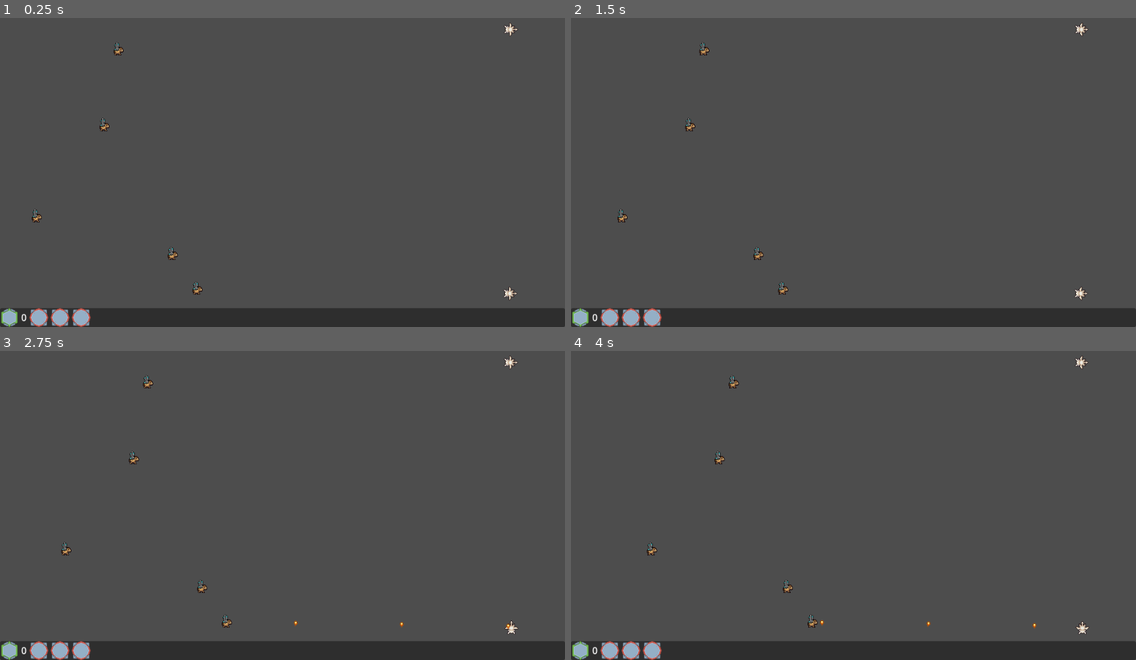
Above: before the commit, frames 1-4 (two rows, left to right).
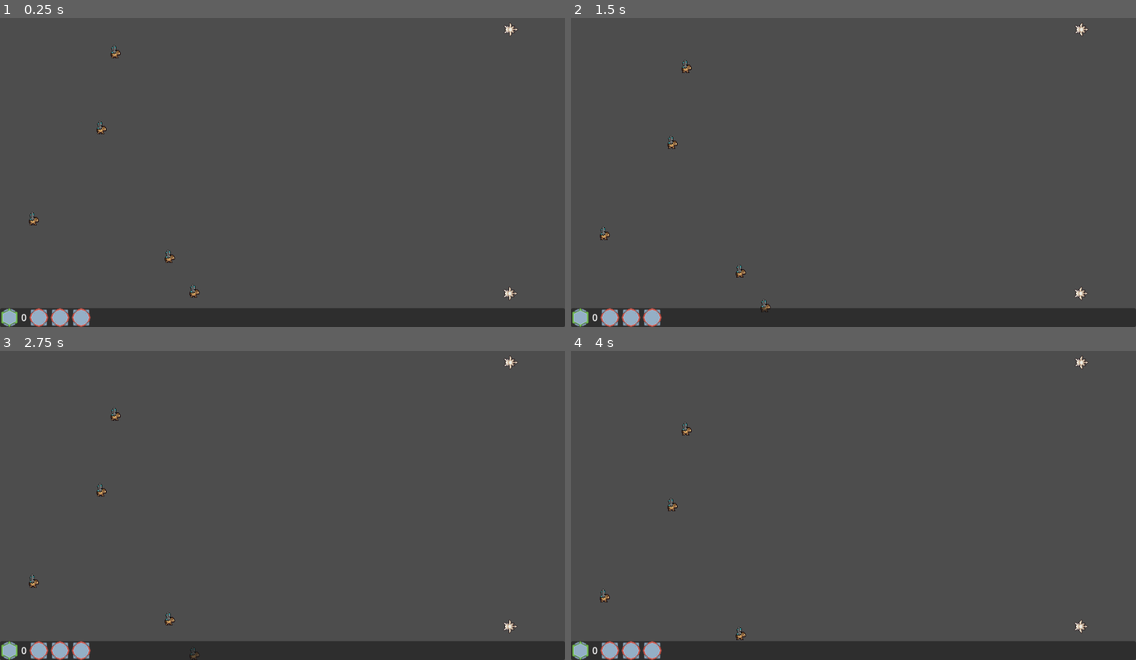
Above: after the commit, the same moments.

Repository: 00Her0/risen
Game: Godot game, scene res://main.tscn
The game is run twice, just before and just after one commit, with the same random seed, the same clock (stepped at 60 frames per second) and the same inputs.
Inputs (mouse positions are in pixels of both pictures, inside the frame that each line leads up to):
- Up to frame 1 (0.25 s): no input
- Up to frame 2 (1.5 s): click (582, 317) at 0.5 s; click (610, 317) at 1.25 s
- Up to frame 3 (2.75 s): click (62, 650) at 2 s
- Up to frame 4 (4 s): click (650, 650) at 2.75 s; click (582, 650) at 3.5 s

The runs differ from the first frame. In frame 1, 0.3% of the frame differs, in the area x 5-36%, y 7-91%; in frame 2, 0.4%; in frame 3, 0.5%, in the area x 5-92%, y 7-100%; in frame 4, 0.5%.

Commit message:
remove debug code

Diff:
--- a/Enemy.gd
+++ b/Enemy.gd
@@ -10,15 +10,15 @@
 @onready var attack_delay = $hit_cooldown
 @onready var undead_targetting = $"Undead_targeting system"
 var state
-signal i_died(Node2D)
+signal i_died
 func _ready():
 	state = "attack"
 
 
 
 func _process(delta):
-	if position.x < 960:
-		position.x += speed * delta
+	if position.y < 768:
+		position.y += speed * delta
 	if Input.is_action_just_pressed("ui_accept"):
 		speed = 0
 
@@ -39,19 +39,17 @@
 		attack_delay.start()
 		speed = 0
 
-#
 func take_damage(damage):
 	if health >= damage:
 		health -= damage
 		if health <= 0:
 			die()
 
-#  function on death to add to a list of revivable
+
 func die():
 	#Currency.dead_list.append(self.position)
 	state = "dead"
-	Currency.add_dead(self)
-	i_died.emit(self)
+	emit_signal("i_died")
 	anim.play("Dead")
 	attack_power = 0
 	speed = 0
